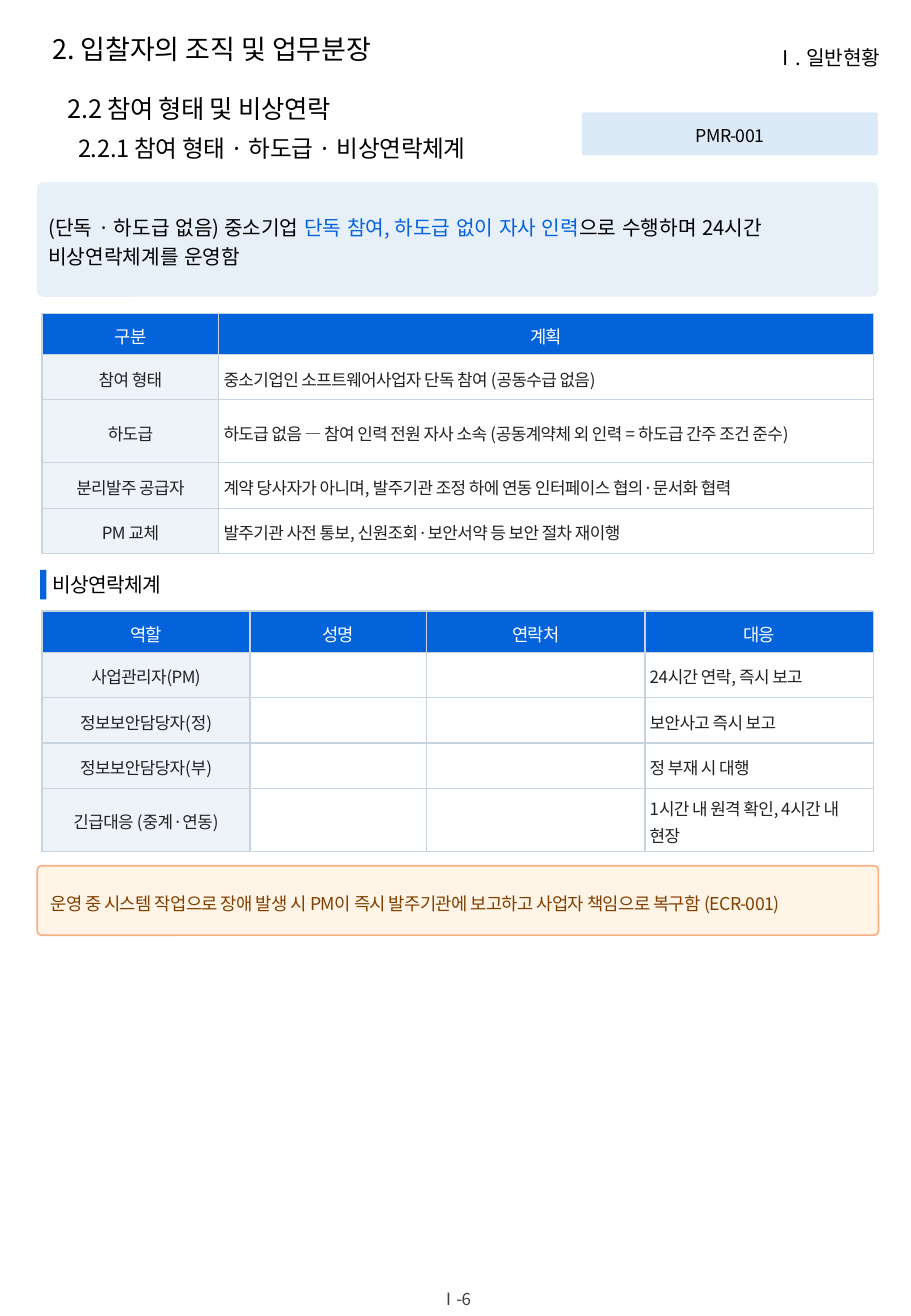
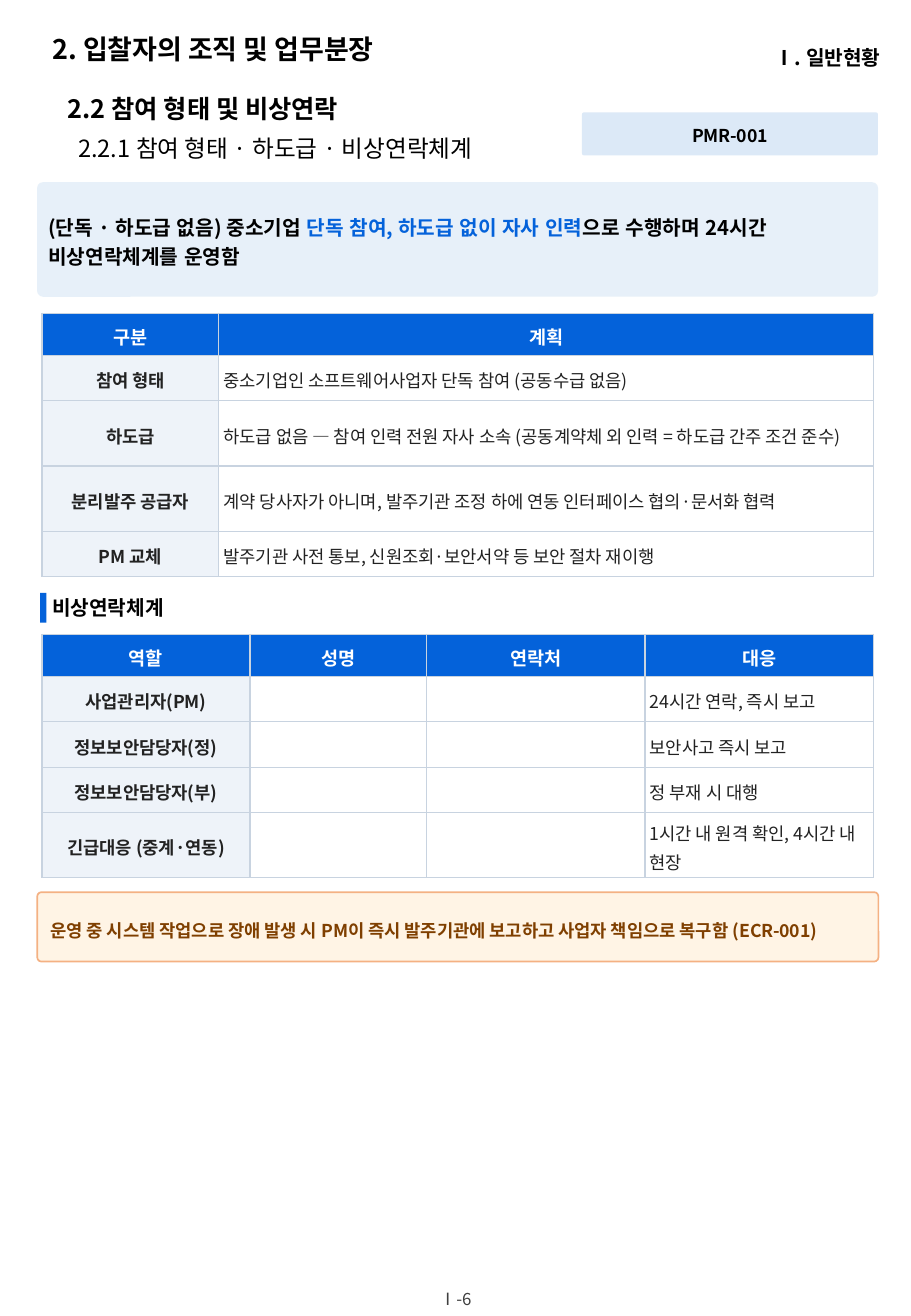
Before and after one commit to hwangsteeve-tech/hbjw, a slide deck: slide 9 of proposals/2026-10_kcg-aiops-relay/kcg_proposal.pptx. Drawn at 911x1316 pixels with LibreOffice and Linux fonts; fonts in the diff are those of the drawing; background and template pictures are left out. Boxes give left, top, right and bottom in pixels: in the first picture for what was removed or moved away, otherwise in the second. Text is boxed around its words. In the diff, an @@ line names an element or a change of style, - is before the commit and + after.

```diff
--- a/proposals/2026-10_kcg-aiops-relay/kcg_proposal.pptx
+++ b/proposals/2026-10_kcg-aiops-relay/kcg_proposal.pptx
@@ text "2.2 참여 형태 및 비상연락" at (x1=68, y1=96, x2=338, y2=121): letter spacing -0.2 to 0 pt, bold on @@
@@ text "2.2.1 참여 형태 · 하도급 ..." at (x1=78, y1=137, x2=473, y2=159): letter spacing -0.2 to 0 pt @@
@@ bold on in 3 elements at (x1=52, y1=36, x2=374, y2=62), (x1=775, y1=48, x2=880, y2=67), (x1=38, y1=182, x2=878, y2=296) @@
@@ table at (x1=43, y1=313, x2=873, y2=577) @@
@@ size 10.5 to 11 pt in "구분", "계획" @@
@@ letter spacing -0.3 to 0 pt, size 10 to 10.5 pt @@
@@ bold on in "구분", "계획", "참여 형태", "하도급" and 2 more places @@
@@ 1 text, 1 rounded rectangle, 1 rectangle moved together from (x1=38, y1=570, x2=879, y2=935) to (x1=38, y1=593, x2=879, y2=961) @@
@@ table at (x1=43, y1=634, x2=873, y2=878) @@
@@ size 10.5 to 11 pt in "역할", "성명", "연락처", "대응" @@
@@ letter spacing -0.3 to 0 pt @@
@@ bold on in "역할", "성명", "연락처", "대응" and 4 more places @@
@@ size 10 to 10.5 pt in "사업관리자(PM)", "24시간 연락, 즉시 보고", "정보보안담당자(정)", "보안사고 즉시 보고" and 4 more places @@
@@ table resized from (x1=43, y1=611, x2=873, y2=851) to (x1=43, y1=634, x2=873, y2=878) @@
@@ letter spacing -0.3 to 0 pt, bold on in 3 elements at (x1=582, y1=113, x2=878, y2=155), (x1=52, y1=598, x2=164, y2=617), (x1=38, y1=892, x2=879, y2=961) @@
```
Also in this commit, not shown: 53 other slides changed, 19 other files.
